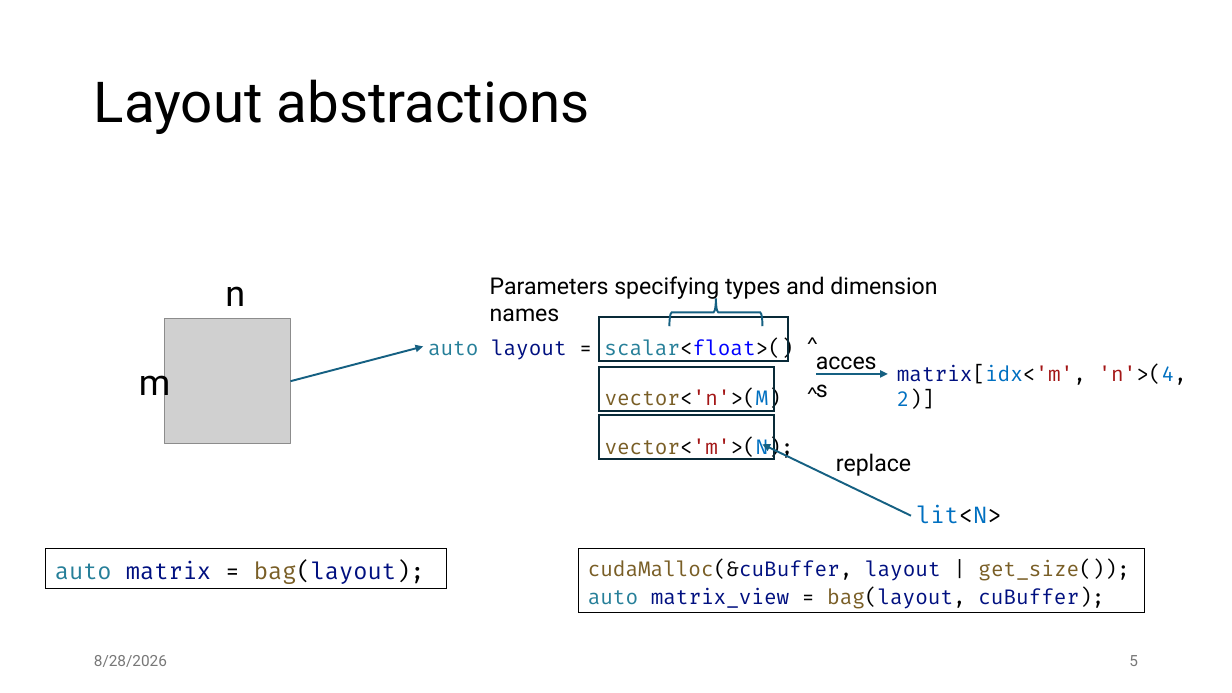
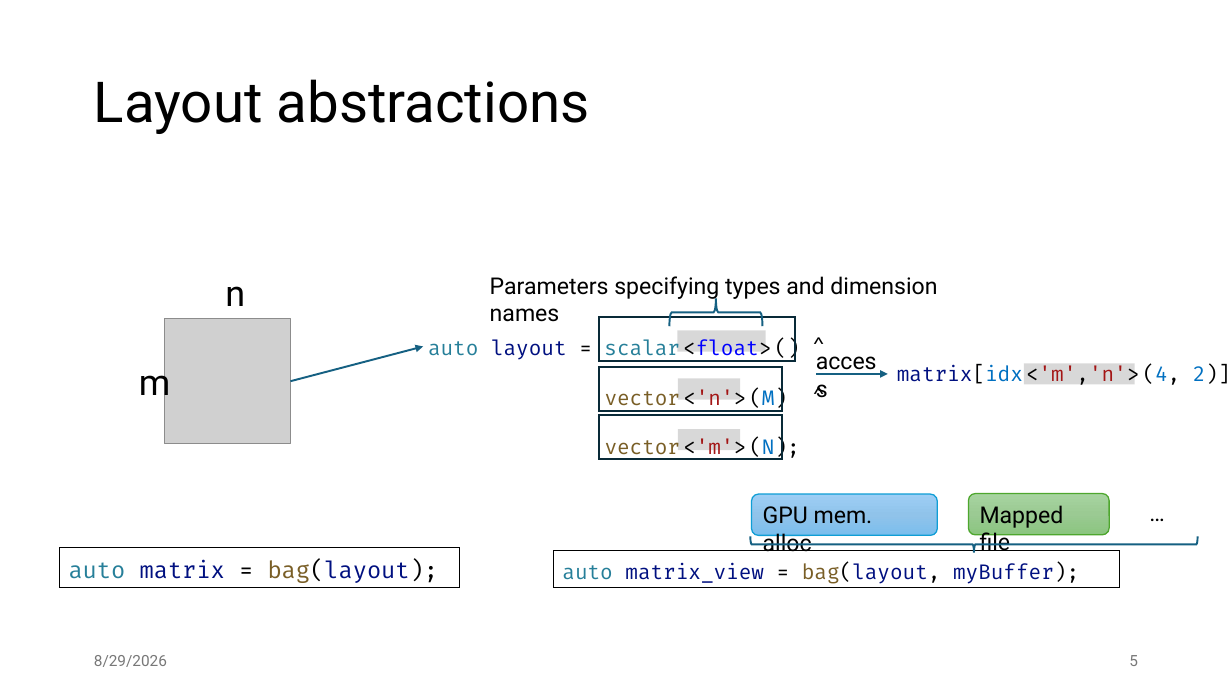
Before and after one commit to jiriklepl/phd-thesis, a slide deck: slide 5 of slides/Optimizing Memory Layouts and Traversal Orders in High-Performance Computing.pptx. Drawn at 1232x693 pixels with LibreOffice and Linux fonts; fonts in the diff are those of the drawing; grey boxes stand for pictures. Boxes give left, top, right and bottom in pixels: in the first picture for what was removed or moved away, otherwise in the second. Text is boxed around its words. In the diff, an @@ line names an element or a change of style, - is before the commit and + after.

```diff
--- a/slides/Optimizing Memory Layouts and Traversal Orders in High-Performance Computing.pptx
+++ b/slides/Optimizing Memory Layouts and Traversal Orders in High-Performance Computing.pptx
@@ rectangle resized from (x1=599, y1=317, x2=788, y2=361) to (x1=599, y1=317, x2=795, y2=361) @@
@@ text at (x1=428, y1=339, x2=799, y2=460): spaces changed @@
-auto layout = scalar<float>() ^
-vector<'n'>(M) ^
-vector<'m'>(N);
+auto layout = scalar <float> () ^
+vector <'n'> (M) ^
+vector <'m'> (N);
@@ rectangle added at (x1=677, y1=331, x2=766, y2=352), fill #808080 at 30% opacity @@
@@ rectangle resized from (x1=599, y1=367, x2=775, y2=411) to (x1=599, y1=367, x2=783, y2=411) @@
@@ rectangle added at (x1=678, y1=379, x2=740, y2=400), fill #808080 at 30% opacity @@
@@ text at (x1=897, y1=365, x2=1231, y2=385): spaces changed @@
-matrix[idx<'m', 'n'>(4, 2)]
+matrix[idx <'m','n'> (4, 2)]
@@ rectangle added at (x1=1024, y1=363, x2=1135, y2=384), fill #808080 at 30% opacity @@
@@ rectangle resized from (x1=599, y1=416, x2=775, y2=460) to (x1=599, y1=416, x2=783, y2=460) @@
@@ rectangle added at (x1=678, y1=429, x2=740, y2=450), fill #808080 at 30% opacity @@
@@ arrow removed from (911, 516) to (762, 445) @@
@@ text removed at (x1=836, y1=453, x2=911, y2=476) @@
-replace
@@ rounded rectangle added at (x1=751, y1=494, x2=937, y2=536), fill gradient #9ECFF5 to #90C4EB to #7CBEED, outline #0F9ED5 1 pt, 18 pt, text #000000 @@
+GPU mem. alloc
@@ text removed at (x1=916, y1=505, x2=1001, y2=524) @@
-lit<N>
@@ rounded rectangle added at (x1=969, y1=494, x2=1109, y2=535), fill gradient #A8D5A0 to #9CCA94 to #8AC680, outline #4EA72E 1 pt, 18 pt, text #000000 @@
+Mapped file
@@ text added at (x1=1141, y1=494, x2=1179, y2=531), 18 pt, text #000000 @@
+…
@@ right brace added at (x1=750, y1=537, x2=1197, y2=552), outline #156082 1.5 pt @@
@@ rectangle "auto matrix = bag(layout);" moved from (x1=46, y1=548, x2=446, y2=588) to (x1=59, y1=547, x2=459, y2=587) @@
@@ rectangle "auto matrix_view = bag(layout, myBuffer);" resized from (x1=579, y1=548, x2=1145, y2=613) to (x1=554, y1=551, x2=1120, y2=588) @@
@@ text in rectangle at (x1=562, y1=562, x2=1079, y2=584): text changed @@
-cudaMalloc(&cuBuffer, layout | get_size());
-auto matrix_view = bag(layout, cuBuffer);
+auto matrix_view = bag(layout, myBuffer);
```
Also in this commit, not shown: 28 other slides changed, 1 slide added, 2 slides removed.
